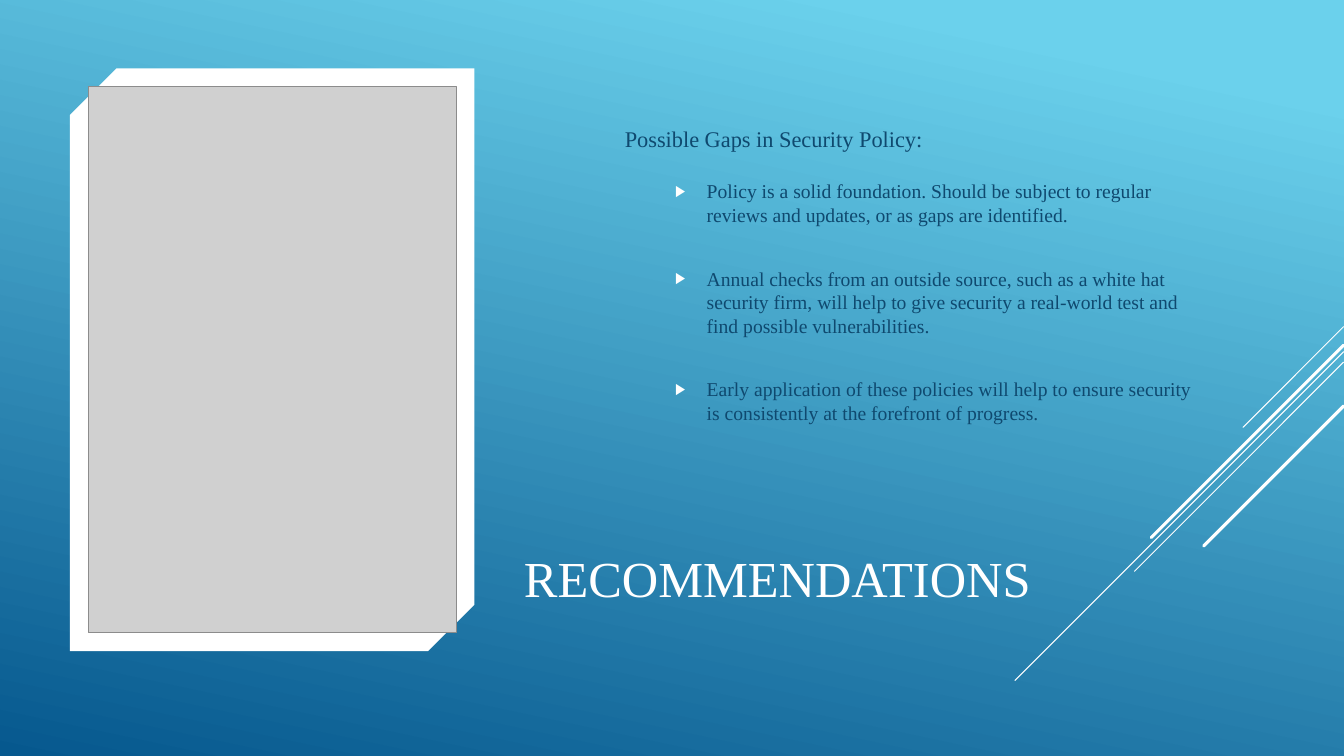
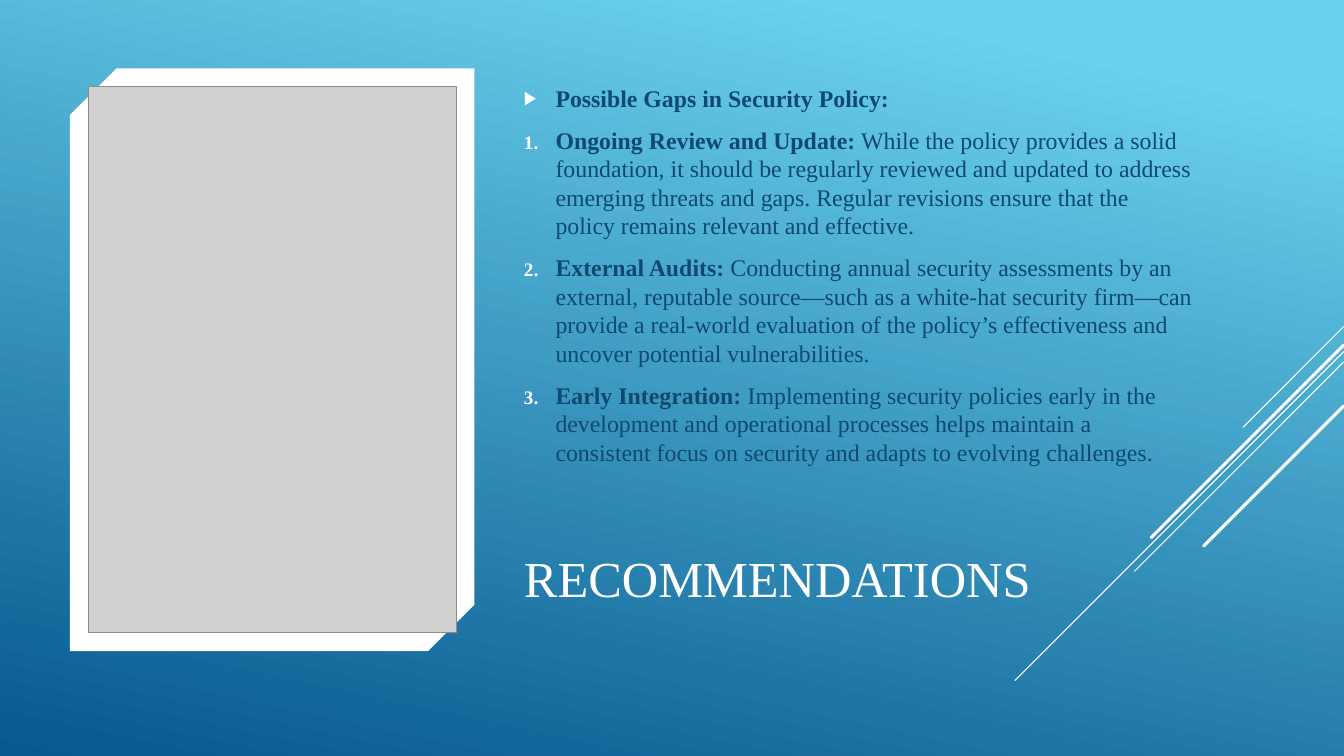
Before and after one commit to alex24488/8-3-Portfolio-Submission, a slide deck: slide 14 of CS 405 Project Two Presentation.pptx. Drawn at 1344x756 pixels with LibreOffice and Linux fonts; fonts in the diff are those of the drawing; grey boxes stand for pictures. Boxes give left, top, right and bottom in pixels: in the first picture for what was removed or moved away, otherwise in the second. Text is boxed around its words. In the diff, an @@ line names an element or a change of style, - is before the commit and + after.

```diff
--- a/CS 405 Project Two Presentation.pptx
+++ b/CS 405 Project Two Presentation.pptx
@@ text at bbox=[556, 90, 889, 112]: size 16 to 17 pt, bold on in "Possible Gaps in Security Policy:"; bullet none to ▶; list level 3 to 1 in "Possible Gaps in Security Policy:" @@
@@ text at bbox=[556, 132, 1192, 466]: text changed; size 14 to 17 pt @@
-      ▶ Policy is a solid foundation. Should be subject to regular reviews and updates, or as gaps are identified.
-      ▶ Annual checks from an outside source, such as a white hat security firm, will help to give security a real-world test and find possible vulnerabilities.
-      ▶ Early application of these policies will help to ensure security is consistently at the forefront of progress.
+1. Ongoing Review and Update: While the policy provides a solid foundation, it should be regularly reviewed and updated to address emerging threats and gaps. Regular revisions ensure that the policy remains relevant and effective.
+2. External Audits: Conducting annual security assessments by an external, reputable source—such as a white-hat security firm—can provide a real-world evaluation of the policy’s effectiveness and uncover potential vulnerabilities.
+3. Early Integration: Implementing security policies early in the development and operational processes helps maintain a consistent focus on security and adapts to evolving challenges.
```
Also in this commit, not shown: 8 other slides changed.
